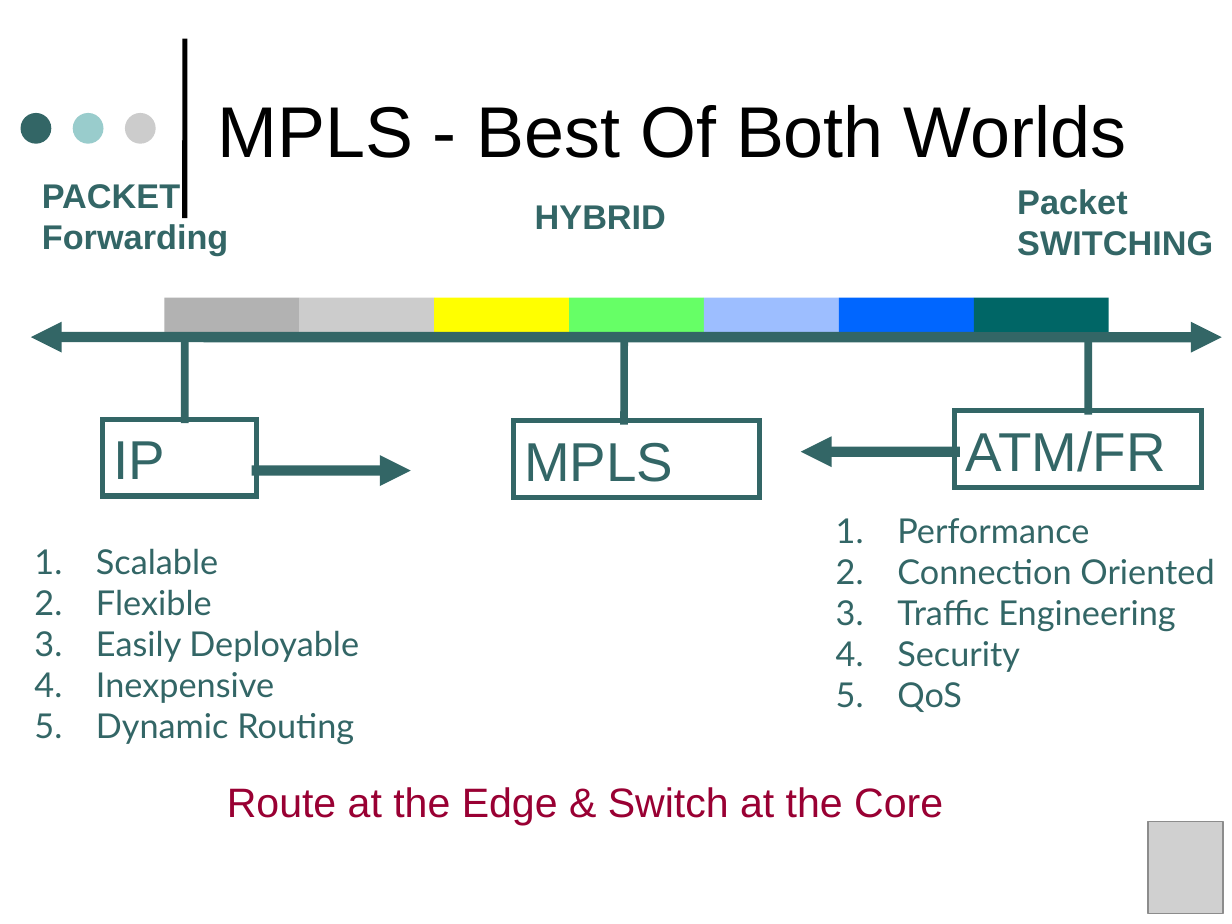
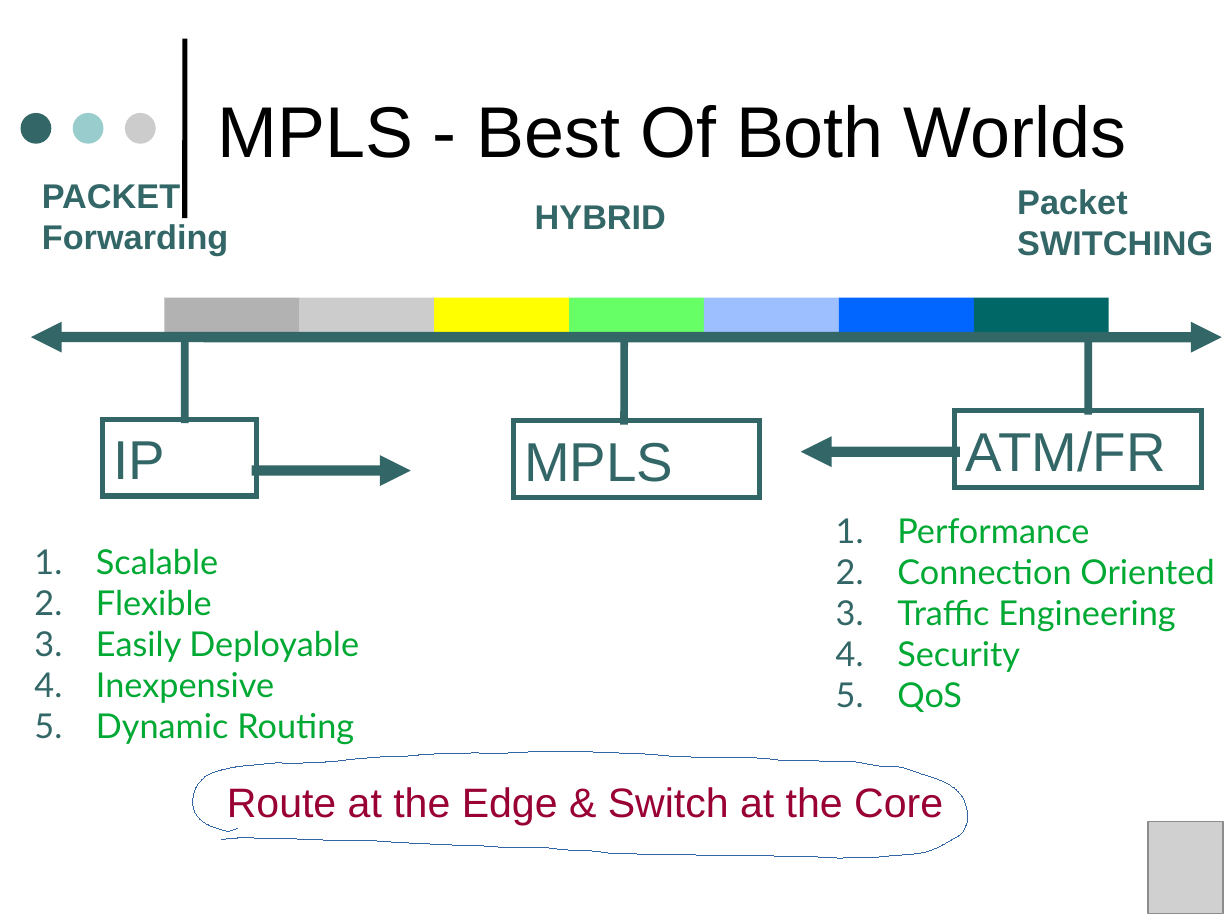
Before and after one commit to SahanWeerasiri/sem4, a slide deck: slide 29 of Computer Networks/WANs.odp. Drawn at 1232x924 pixels with LibreOffice and Linux fonts; fonts in the diff are those of the drawing; grey boxes stand for pictures. Boxes give left, top, right and bottom in pixels: in the first picture for what was removed or moved away, otherwise in the second. Text is boxed around its words. In the diff, an @@ line names an element or a change of style, - is before the commit and + after.

```diff
--- a/Computer Networks/WANs.odp
+++ b/Computer Networks/WANs.odp
@@ text "Performance" at [897,518,1214,712]: text colour #336666 to #00A933 @@
@@ text "Scalable" at [96,548,359,745]: text colour #336666 to #00A933 @@
@@ freeform shape added at [192,752,967,857], outline #3465A4 0 pt @@
```
Also in this commit, not shown: 25 other slides changed.
